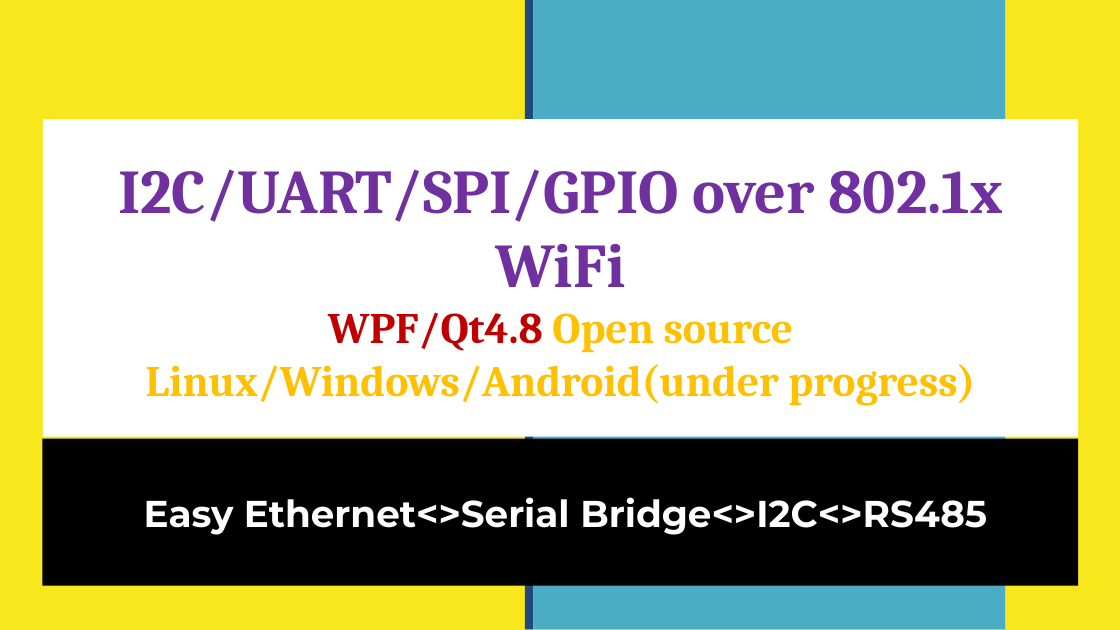
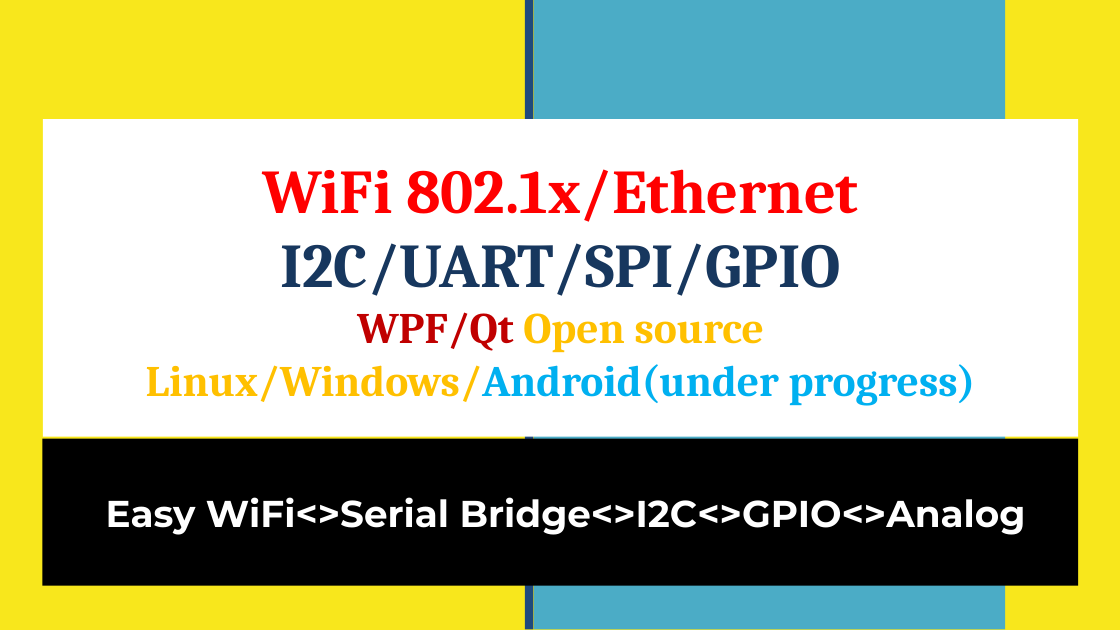
Before and after one commit to natashaiwscope/iot_hw, a slide deck: slide 1 of ppt/wireless.pptx. Drawn at 1120x630 pixels with LibreOffice and Linux fonts; fonts in the diff are those of the drawing. Boxes give left, top, right and bottom in pixels: in the first picture for what was removed or moved away, otherwise in the second. Text is boxed around its words. In the diff, an @@ line names an element or a change of style, - is before the commit and + after.

```diff
--- a/ppt/wireless.pptx
+++ b/ppt/wireless.pptx
@@ text in rectangle at bbox=[146, 169, 976, 406]: text changed @@
-I2C/UART/SPI/GPIO over 802.1x WiFi
-WPF/Qt4.8 Open source Linux/Windows/Android(under progress)
+WiFi 802.1x/Ethernet I2C/UART/SPI/GPIO
+WPF/Qt Open source Linux/Windows/Android(under progress)
@@ text in rectangle at bbox=[106, 497, 1026, 535]: text changed @@
-Easy Ethernet<>Serial Bridge<>I2C<>RS485
+Easy WiFi<>Serial Bridge<>I2C<>GPIO<>Analog
```
Also in this commit, not shown: 15 other slides changed.
